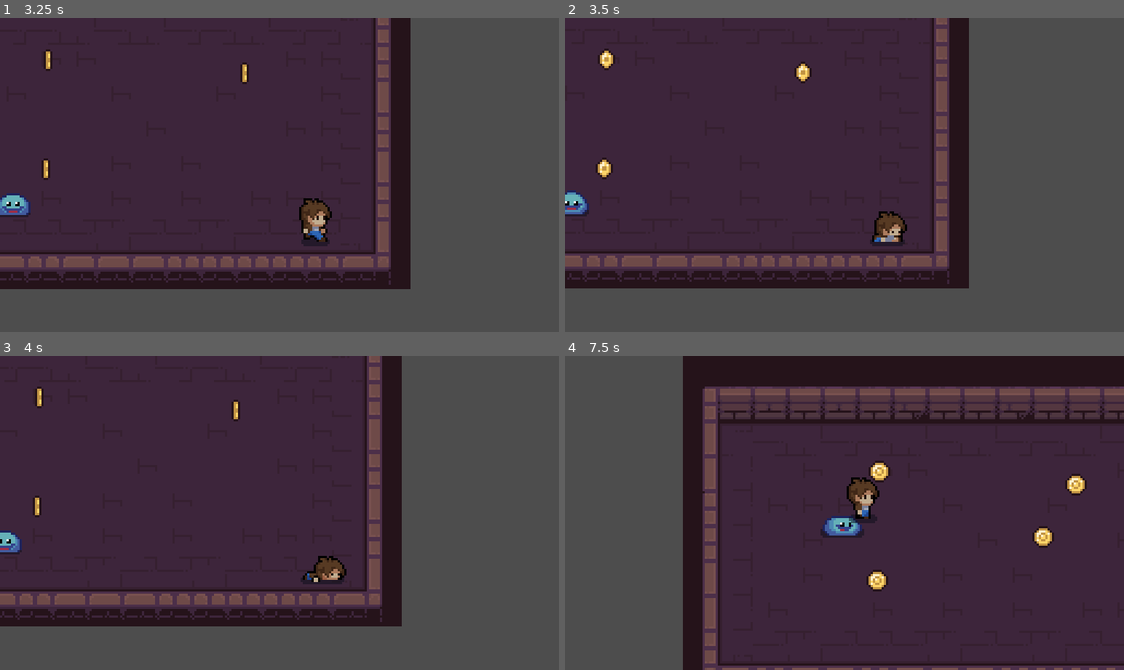
Above: before the commit, frames 1-4 (two rows, left to right).
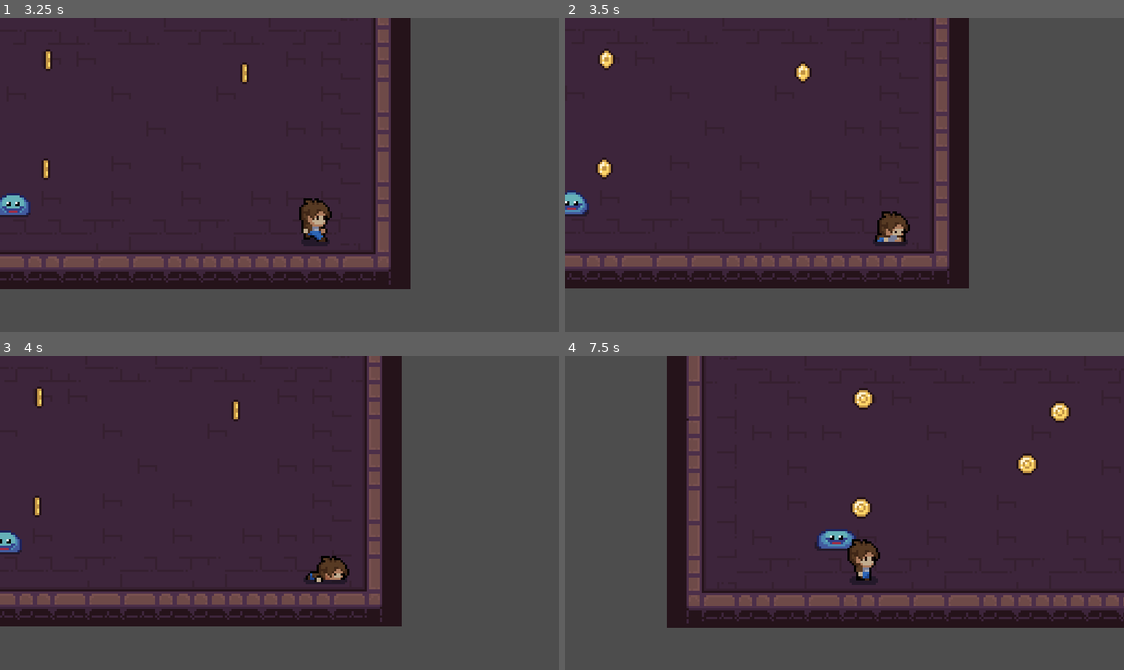
Above: after the commit, the same moments.

Repository: alvarolh33/marcelo
Game: Godot game, scene res://scenes/menu.tscn
Same seed, same stepped clock (60 frames per second), same inputs: the game is played once before the commit and once after it.
Inputs:
- Up to frame 1 (3.25 s): click "Start" at 0.5 s; hold D (right) 1.28-2.03 s; hold S (down) 2.03-2.78 s; hold D (right) from 2.78 s (still down)
- Up to frame 2 (3.5 s): keep holding D (right)
- Up to frame 3 (4 s): release D (right) at 3.53 s; hold W (up) from 3.53 s (still down)
- Up to frame 4 (7.5 s): release W (up) at 4.28 s; hold A (left) 4.28-5 s; click "Start" at 5 s; hold A (left) 5.78-6.53 s; hold S (down) 6.53-7.28 s; hold D (right) from 7.28 s (still down)

Frame 1 is identical in both runs. In frame 2, 0.3% of the frame differs, in the area x 54-62%, y 61-73%; in frame 3, 0.3%; in frame 4, 36%, in the area x 18-100%, y 0-100%.

Commit message:
reformateo

Diff:
--- a/scenes/death_area.tscn
+++ b/scenes/death_area.tscn
@@ -9,4 +9,5 @@
 [node name="Timer" type="Timer" parent="."]
 
 [connection signal="body_entered" from="." to="." method="_on_body_entered"]
+[connection signal="body_entered" from="." to="." method="_on_death_area_entered"]
 [connection signal="timeout" from="Timer" to="." method="_on_timer_timeout"]
--- /dev/null
+++ b/scenes/entity.tscn
@@ -0,0 +1,6 @@
+[gd_scene load_steps=2 format=3 uid="uid://dv2wydsgdchea"]
+
+[ext_resource type="Script" path="res://scripts/entity.gd" id="1_37m3i"]
+
+[node name="Entity" type="CharacterBody2D"]
+script = ExtResource("1_37m3i")
--- a/scenes/level.tscn
+++ b/scenes/level.tscn
@@ -388,11 +388,13 @@
 
 [node name="Slime" parent="." instance=ExtResource("4_384o4")]
 position = Vector2(-54, 39)
+collision_layer = 4
 
 [node name="DeathArea" parent="." instance=ExtResource("10_gxg2u")]
+collision_mask = 6
 
 [node name="CollisionShape2D" type="CollisionShape2D" parent="DeathArea"]
-position = Vector2(101, 54)
+position = Vector2(102, 54)
 shape = SubResource("RectangleShape2D_b1lut")
 
 [node name="Coins" type="Node" parent="."]
--- a/scripts/enemy.gd
+++ b/scripts/enemy.gd
@@ -5,16 +5,23 @@
 const TRIG_DIST = 60
 const SURR_DIST = 80
 var player_position: Vector2 = Vector2.ZERO
+var rng = RandomNumberGenerator.new();
 
-func set_player_position(position: Vector2):
-	player_position = position
+func set_player_position(pos: Vector2):
+	player_position = pos
 
 # TODO: Move into Behaviour class
 func get_direction() -> Vector2:
 	var direction
-	if prev_direction.is_zero_approx() && position.distance_to(player_position) > TRIG_DIST:
-		direction = Vector2.ZERO
-	elif position.distance_to(player_position) > SURR_DIST:
+	var cycles = 0
+	if (prev_direction.is_zero_approx() \
+	&& position.distance_to(player_position) > TRIG_DIST) \
+	|| position.distance_to(player_position) > SURR_DIST:
+		#if (cycles == 0):
+			#cycles = rng.randi_range(100, 1000);
+			#direction = Vector2(rng.randf_range(0.0, 1.0), rng.randf_range(0.0, 1.0)).normalized()
+		#else:
+			#cycles -= 1;
 		direction = Vector2.ZERO
 	else:
 		direction = position.direction_to(player_position)
--- a/scripts/entity.gd
+++ b/scripts/entity.gd
@@ -39,20 +39,23 @@
 		animated_sprite.flip_h = true
 
 	# Ejecutar las animaciones
-	if direction.length() == 0:
-		if abs(prev_direction.x) > abs(prev_direction.y):
-			animated_sprite.play("IdleSide")
-		elif prev_direction.y < 0:
-			animated_sprite.play("IdleUp")
-		else:
-			animated_sprite.play("IdleDown")
-	elif abs(direction.y) > abs(direction.x):
-		if direction.y < 0:
-			animated_sprite.play("WalkUp")
-		else:
-			animated_sprite.play("WalkDown")
-	else:
-		animated_sprite.play("WalkSide")
+	select_animation(direction, prev_direction, animated_sprite)
 
 func die():
 	dead = true
+
+func select_animation(dir: Vector2, prev_dir: Vector2, anim_sprite: AnimatedSprite2D):
+	if dir.length() == 0:
+		if abs(prev_dir.x) > abs(prev_dir.y):
+			anim_sprite.play("IdleSide")
+		elif prev_dir.y < 0:
+			anim_sprite.play("IdleUp")
+		else:
+			anim_sprite.play("IdleDown")
+	elif abs(dir.y) > abs(dir.x):
+		if dir.y < 0:
+			anim_sprite.play("WalkUp")
+		else:
+			anim_sprite.play("WalkDown")
+	else:
+		anim_sprite.play("WalkSide")
--- a/scripts/player.gd
+++ b/scripts/player.gd
@@ -1,7 +1,7 @@
 extends Entity
 
 func _ready():
-	position = Vector2(0.0, 0.0)
+	position = Vector2.ZERO
 
 func _on_death_area_entered(body):
 	super.die()
